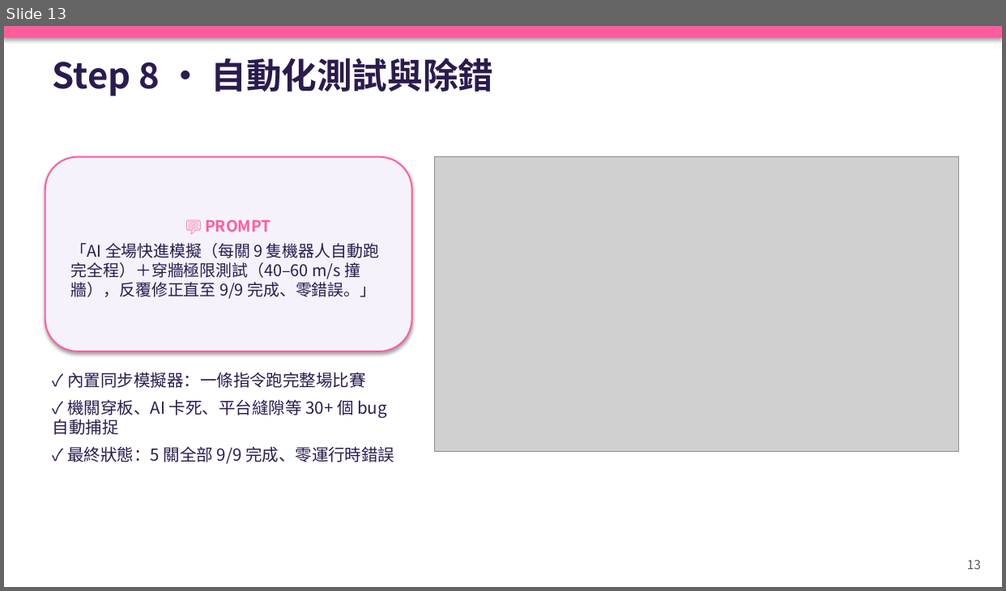
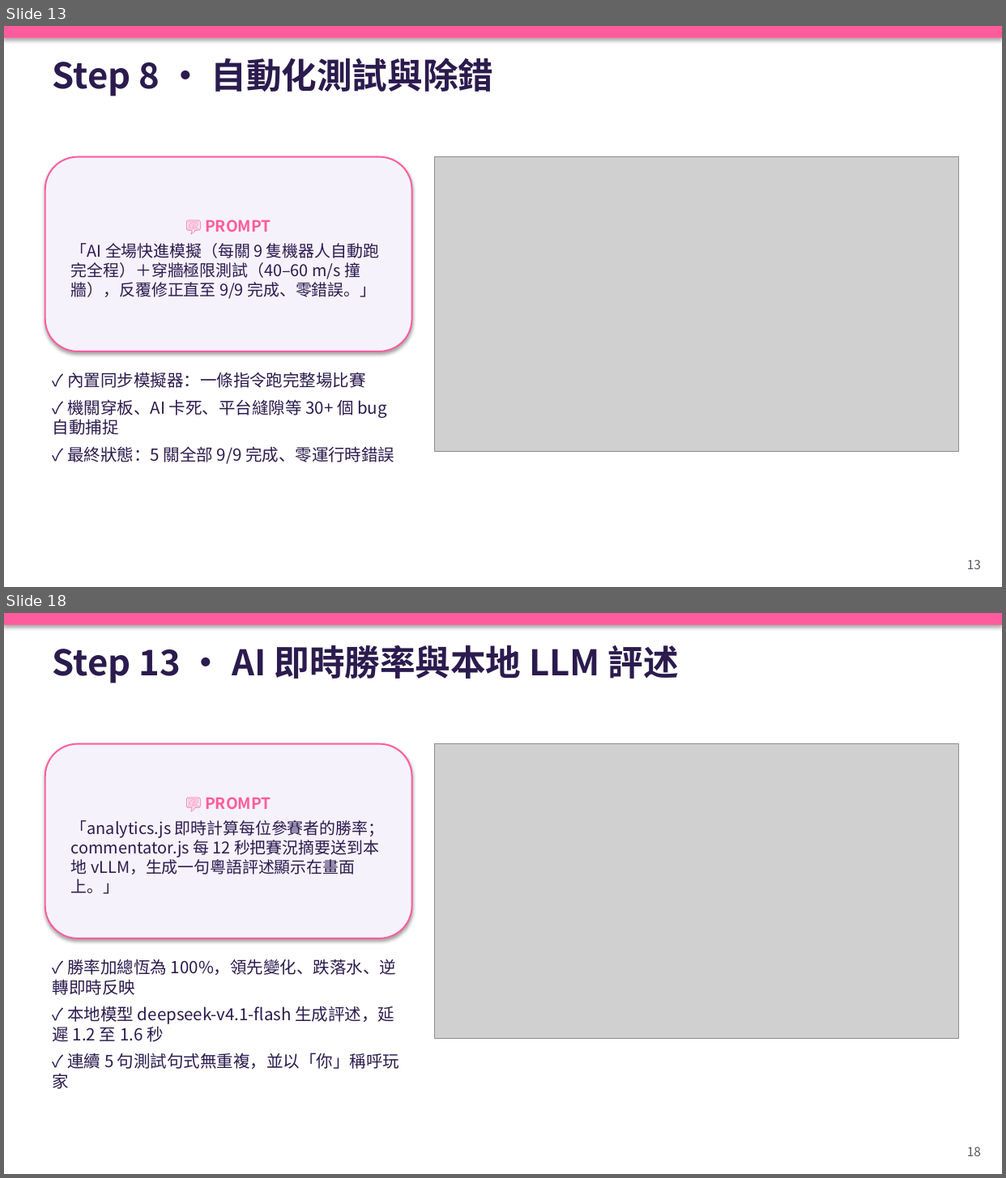
Before and after one commit to chengkaho98-svg/Mini3Dgame, a slide deck: 糖糖大亂鬥_AI開發Playbook.pptx. Shown one above the other, each under a label of ours: slide 13 before the commit, slides 13 and 18 after it; the slides between them are not shown. The pictures are 1006x591 and 1006x1178 pixels, drawn with LibreOffice and Linux fonts; fonts in the diff are those of the drawing; grey boxes stand for pictures. Boxes give left, top, right and bottom in pixels: in the first picture for what was removed or moved away, otherwise in the second. Text is boxed around its words. In the diff, an @@ line names an element or a change of style, - is before the commit and + after.

Commit message:
Fix edge-bumper wedge; cheaper split post FX; fairer win%; Playbook extended to 20 slides (ZH+EN)
Bumpers (E1)
- Root cause of the remaining 34 wedged cases: 7 bumpers stuck out past the
  road rail, so a player clamped on the rail touched the ball's outer face and
  the round push-out pinned them against the wall. Pulled them in so the ball
  edge sits ~0.3m inside the rail.
- Same 168-case matrix (8 clusters x 3 starts x 7 inputs): 134/168 -> 168/168,
  0 wedged, 0 falls. Average bumps through a cluster dropped (L1 c2: 9.5 -> 2.3).

Split-screen post FX (corrects an earlier claim)
- Measured properly with GPU sync: 4-view split with SSAO on every view was
  15.8ms, not the 60 FPS reported before. SSAO now runs only with up to 2
  views; 3-4 views keep bloom. 4-way split: 10.4ms (96 FPS on RTX 5070 Ti).

Win% (analytics.js)
- Softmax temperature now widens early and tightens late: mid-race nobody
  reads 0% (was 5 of 8 racers at 0% seconds after the start).
- Once someone has finished first, still-running racers can no longer show
  100% (only the winner keeps it).

Playbook: +5 steps (game feel, lighting/materials, outlines+split post FX,
test matrix, win% + local-LLM commentator), + analytics architecture diagram,
refreshed results. 14 -> 20 slides, ZH and EN. Visual gate 20/20 on both.
Step 9 and Step 12 reuse earlier screenshots.

Verified: bumper matrix 168/168; all 5 levels 9/9 bots; zero runtime errors.

```diff
--- a/糖糖大亂鬥_AI開發Playbook.pptx
+++ b/糖糖大亂鬥_AI開發Playbook.pptx
@@ slide 18 added at (4, 613, 1002, 1174), background #FFFFFF @@
@@ rectangle added at (4, 613, 1002, 625), fill #FF5C9D @@
@@ text added at (53, 645, 679, 683), 34 pt, text #2B1B4E, bold @@
+Step 13 · AI 即時勝率與本地 LLM 評述
@@ rounded rectangle added at (45, 744, 412, 939), fill #F6F2FC, outline #FF5C9D 1.5 pt, 15.5 pt, text #2B1B4E @@
+💬 PROMPT
+「analytics.js 即時計算每位參賽者的勝率；commentator.js 每 12 秒把賽況摘要送到本地 vLLM，生成一句粵語評述顯示在畫面上。」
@@ picture added at (434, 744, 958, 1039) @@
@@ text added at (53, 959, 399, 1089), 16 pt, text #2B1B4E @@
+✓ 勝率加總恆為 100%，領先變化、跌落水、逆轉即時反映
+✓ 本地模型 deepseek-v4.1-flash 生成評述，延遲 1.2 至 1.6 秒
+✓ 連續 5 句測試句式無重複，並以「你」稱呼玩家
@@ text added at (967, 1147, 981, 1157), 12 pt, text #555566 @@
+18
```
Also in this commit, not shown: 2 slides changed, 5 other slides added, 25 other files.
